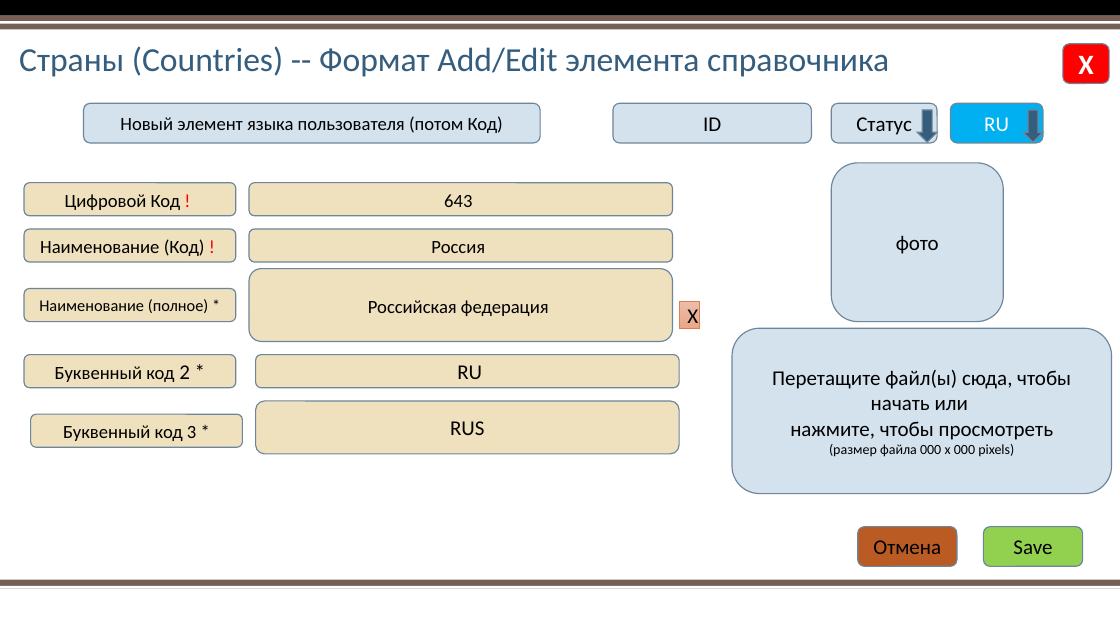
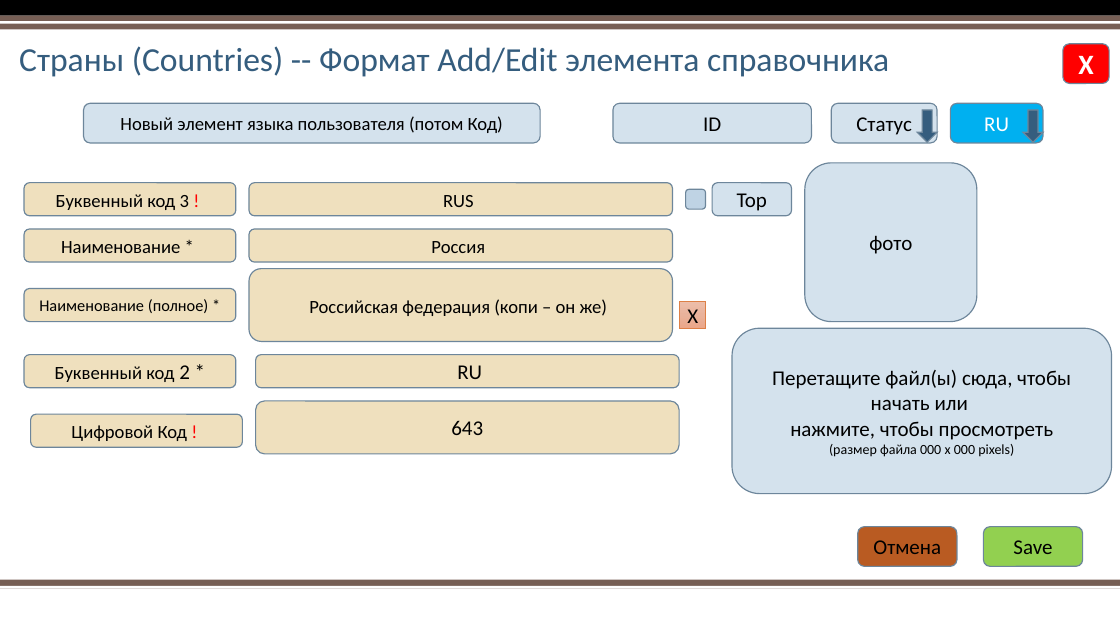
Before and after one commit to AlexPristupa/yatoyat, a slide deck: slide 31 of yatoyat-Project Overview.pptx (slide 28 before the commit). Drawn at 1120x630 pixels with LibreOffice and Linux fonts; fonts in the diff are those of the drawing; background and template pictures are left out. Boxes give left, top, right and bottom in pixels: in the first picture for what was removed or moved away, otherwise in the second. Text is boxed around its words. In the diff, an @@ line names an element or a change of style, - is before the commit and + after.

Commit message:
New Changes  - 17-09-2018
Саша
Я поменял файле
1. Обл бизнеса на Категорию и все дерево
2. Глобальные на системеные
3. Локальные на пользовательские
4. Перемещение колонки ФОТО
5. Настройка полей
6. Включить элемента в TOP
7. 3 Tabs - форма нового элемента
8. Поисковая строка - должна имеет ИКОНКУ почистить.
9. Добавил Модификацию.

```diff
--- a/yatoyat-Project Overview.pptx
+++ b/yatoyat-Project Overview.pptx
@@ rounded rectangle "фото": place and size @@
-rounded rectangle "фото" at (831, 163, 1003, 322)
+rounded rectangle "фото" at (805, 163, 977, 322)
@@ text in rounded rectangle at (56, 194, 189, 210): text changed @@
-Цифровой Код !
+Буквенный код 3 !
@@ text in rounded rectangle at (443, 195, 474, 207): text changed @@
-643
+RUS
@@ rounded rectangle added at (686, 189, 706, 209), fill #BFD3E4, outline #6D879B 1 pt @@
@@ rounded rectangle added at (712, 183, 791, 216), fill #D4E2ED, outline #6D879B 1 pt, 18 pt, text #000000 @@
+Тор
@@ text in rounded rectangle at (61, 241, 180, 253): text changed @@
-Наименование (Код) !
+Наименование *
@@ text in rounded rectangle at (309, 299, 608, 316): text changed @@
-Российская федерация
+Российская федерация (копи – он же)
@@ rectangle "X": place and size @@
-rectangle "X" at (679, 302, 699, 328)
+rectangle "X" at (679, 302, 705, 328)
@@ text in rounded rectangle at (71, 425, 188, 441): text changed @@
-Буквенный код 3 *
+Цифровой Код !
@@ text in rounded rectangle at (451, 420, 483, 435): text changed @@
-RUS
+643
```
Also in this commit, not shown: 23 other slides changed, 11 slides added.
